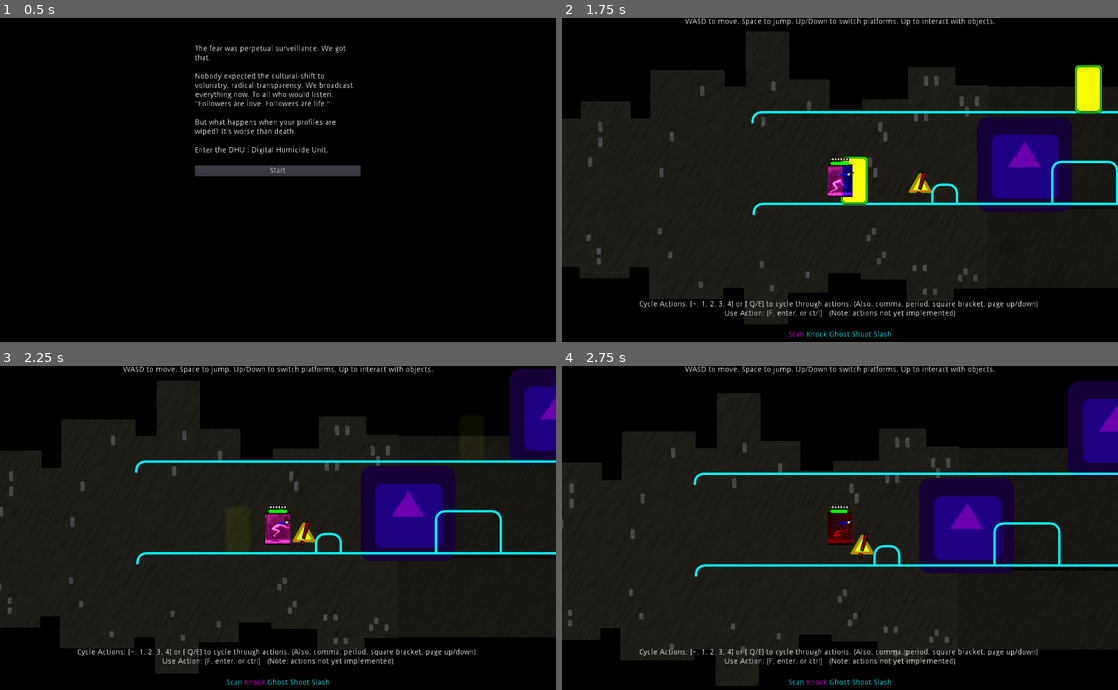
Above: before the commit, frames 1-4 (two rows, left to right).
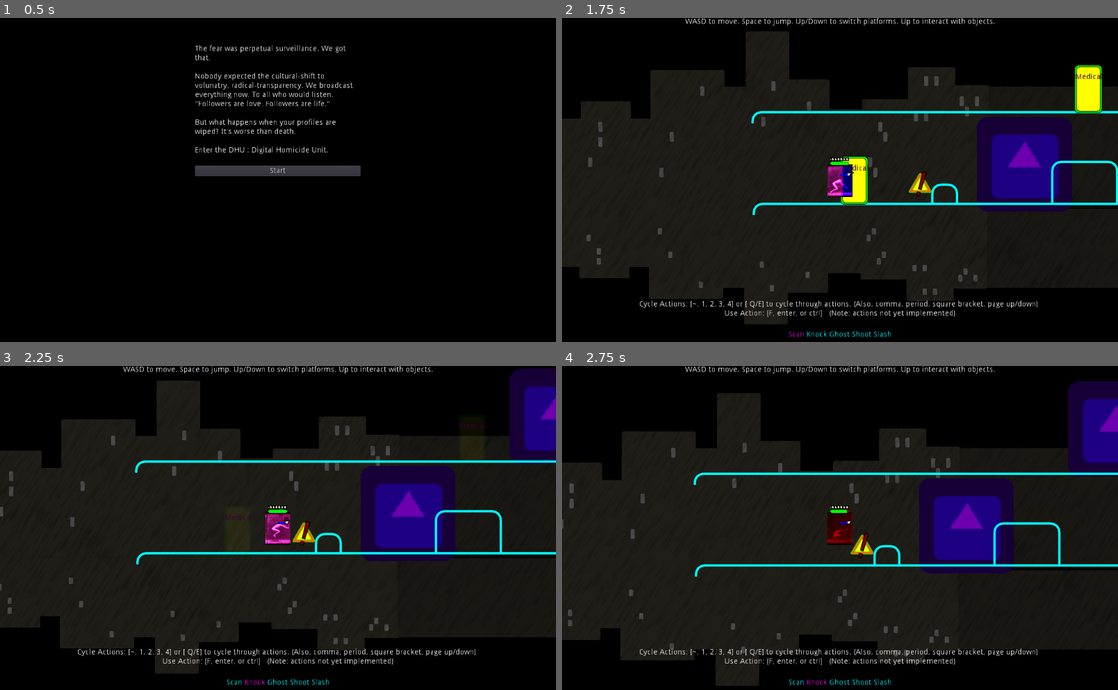
Above: after the commit, the same moments.

Repository: godot-wildlings/cyberpunk-jam-2019
Game: Godot game, scene res://Main.tscn
Same seed, same stepped clock (60 frames per second), same inputs: the game is played once before the commit and once after it. The engine's default icon, where the game draws it, is replaced by a stand-in: a white triangle on a blue panel in a dark square.
Inputs:
- Up to frame 1 (0.5 s): no input
- Up to frame 2 (1.75 s): click "Start" at 0.5 s; tap Enter at 1.25 s; hold D (mv_right) from 1.28 s (still down); tap ` (action_0) at 1.35 s; tap Space (jump) at 1.52 s
- Up to frame 3 (2.25 s): release D (mv_right) at 2.03 s; hold S (mv_down) from 2.03 s (still down); tap 1 (action_1) at 2.1 s
- Up to frame 4 (2.75 s): keep holding S (mv_down); tap Space (jump) at 2.27 s

Frame 1 is identical in both runs. In frame 2, less than 0.1% of the frame differs, in the area x 50-98%, y 17-48%; in frame 3, less than 0.1%; in frame 4, nothing differs.

Commit message:
added labels to doors

Diff:
--- a/Scenery/Door.tscn
+++ b/Scenery/Door.tscn
@@ -34,6 +34,18 @@
 "transitions": PoolRealArray( 1, 1 ),
 "update": 0,
 "values": [ Color( 1, 1, 1, 1 ), Color( 1, 1, 1, 0 ) ]
+}
+tracks/2/type = "value"
+tracks/2/path = NodePath("Label:visible")
+tracks/2/interp = 1
+tracks/2/loop_wrap = true
+tracks/2/imported = false
+tracks/2/enabled = true
+tracks/2/keys = {
+"times": PoolRealArray( 0, 0.5 ),
+"transitions": PoolRealArray( 1, 1 ),
+"update": 1,
+"values": [ true, false ]
 }
 
 [sub_resource type="Animation" id=3]
@@ -76,6 +88,18 @@
 "update": 0,
 "values": [ Color( 1, 1, 1, 0 ), Color( 1, 1, 1, 1 ), Color( 1, 1, 1, 1 ), Color( 1, 1, 1, 0 ) ]
 }
+tracks/2/type = "value"
+tracks/2/path = NodePath("Label:visible")
+tracks/2/interp = 1
+tracks/2/loop_wrap = true
+tracks/2/imported = false
+tracks/2/enabled = true
+tracks/2/keys = {
+"times": PoolRealArray( 0, 0.4, 0.8, 1 ),
+"transitions": PoolRealArray( 1, 1, 1, 1 ),
+"update": 1,
+"values": [ false, true, true, false ]
+}
 
 [sub_resource type="Animation" id=5]
 length = 0.5
@@ -115,6 +139,18 @@
 "update": 0,
 "values": [ Color( 1, 1, 1, 0 ), Color( 1, 1, 1, 1 ) ]
 }
+tracks/3/type = "value"
+tracks/3/path = NodePath("Label:visible")
+tracks/3/interp = 1
+tracks/3/loop_wrap = true
+tracks/3/imported = false
+tracks/3/enabled = true
+tracks/3/keys = {
+"times": PoolRealArray( -0.1, 0.1 ),
+"transitions": PoolRealArray( 1, 1 ),
+"update": 1,
+"values": [ false, true ]
+}
 
 [node name="Door" type="Area2D"]
 script = ExtResource( 1 )
@@ -138,3 +174,13 @@
 [node name="InteractionSprite" type="Sprite" parent="."]
 visible = false
 texture = ExtResource( 4 )
+
+[node name="Label" type="Label" parent="."]
+modulate = Color( 0.258824, 0, 0.27451, 1 )
+margin_left = -35.8485
+margin_top = -28.6788
+margin_right = 39.1515
+margin_bottom = -14.6788
+rect_min_size = Vector2( 75, 0 )
+text = "Medical"
+align = 1
--- a/Scenery/DoorInteraction.gd
+++ b/Scenery/DoorInteraction.gd
@@ -6,6 +6,14 @@
 	portal,
 	cutscene
 }
+
+var door_names : Dictionary = {
+	door_types.ammo : "Guns",
+	door_types.health : "Medical",
+	door_types.portal : "101",
+	door_types.cutscene : "303"
+}
+
 export (door_types) var door_type = door_types.health
 export var amount : float = 100
 export var scene : PackedScene
@@ -13,6 +21,9 @@
 # Called when the node enters the scene tree for the first time.
 func _ready():
 	pass # Replace with function body.
+
+func get_name() -> String:
+	return door_names[door_type]
 
 # Called every frame. 'delta' is the elapsed time since the previous frame.
 #func _process(delta):
--- a/Scenery/InteractiveObject.gd
+++ b/Scenery/InteractiveObject.gd
@@ -4,6 +4,7 @@
 signal player_exited(body)
 
 export var hidden_to_player : bool = false
+onready var interaction = $Interaction
 
 # Called when the node enters the scene tree for the first time.
 func _ready():
@@ -14,6 +15,9 @@
 	call_deferred("deferred_ready")
 
 	connect_signals()
+
+	if has_node("Label"):
+		$Label.set_text(interaction.get_name())
 
 func connect_signals():
 	#warning-ignore:return_value_discarded
